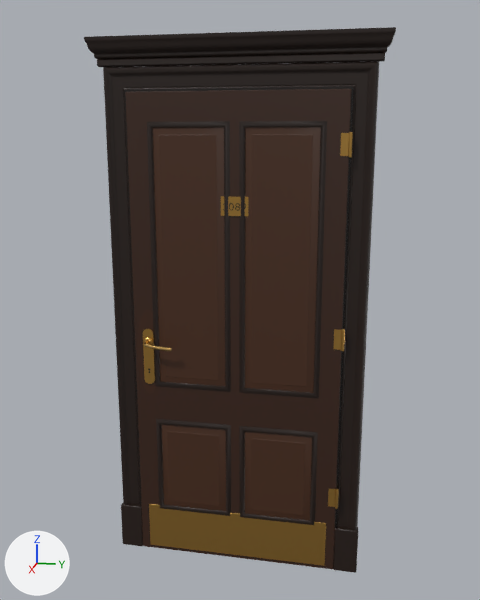
The glTF model LIMINAL V13/data/models/hotel_door_f@1.glb as it was, and as the next commit left it.
One viewpoint serves both versions: a 50 mm camera at (2.76, 0.57, 1.94) aimed at (0.03, 0.02, 1.26). Arrows for +X, +Y and +Z are at lower left; the lights stay in place. The first picture is the older version. Where no turn or scale is listed for an object, it has been applied to the vertices. Vertices at exactly the same position are counted once.

Script lines for the objects in view, before the commit:
```python
ob_abrieb = bpy.data.objects.new('abrieb', me_abrieb)
ob_abrieb.location = (0.0, 0.0, 0.0)
ob_bekleidung = bpy.data.objects.new('bekleidung', me_bekleidung)
ob_bekleidung.location = (0.0, 0.0, 0.0)
ob_beschlag = bpy.data.objects.new('beschlag', me_beschlag)
ob_beschlag.location = (0.0, 0.0, 0.0)
ob_blatt = bpy.data.objects.new('blatt', me_blatt)
ob_blatt.location = (0.0, 0.0, 0.0)
ob_fuellungen = bpy.data.objects.new('fuellungen', me_fuellungen)
ob_fuellungen.location = (0.0, 0.0, 0.0)
ob_kehlleisten = bpy.data.objects.new('kehlleisten', me_kehlleisten)
ob_kehlleisten.location = (0.0, 0.0, 0.0)
ob_nummer = bpy.data.objects.new('nummer', me_nummer)
ob_nummer.location = (0.045, 0.0, 1.658)
ob_verdachung = bpy.data.objects.new('verdachung', me_verdachung)
ob_verdachung.location = (0.0, 0.0, 0.0)
# also in view: 'fuge' at (0.01, 0.0, 1.06)
```
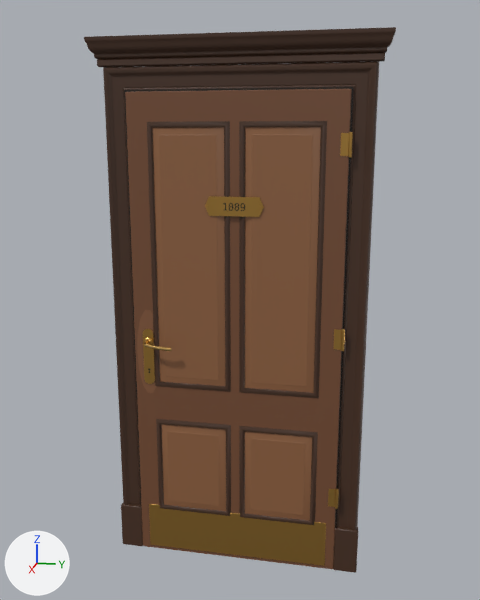
Changed parts and their boxes [x1, y1, x2, y2] in the pictures (480 x 600 px):
'fuellungen', recoloured (lighter): [152, 127, 321, 521] in both
'blatt', recoloured (lighter): [125, 89, 352, 569] in both
'bekleidung', recoloured (black to brown): [103, 62, 379, 573] in both
'kehlleisten', recoloured: [147, 121, 327, 525] in both
'abrieb', recoloured (lighter): [137, 310, 157, 393] in both
'nummer', moved: before [223, 203, 246, 211]; after [223, 203, 245, 211]
part 1 of me_verdachung, recoloured (black to brown): [84, 27, 396, 67] in both

The change, as a diff of the scene's bpy script:
```diff
--- a/LIMINAL V13/data/models/hotel_door_f@1.glb.py
+++ b/LIMINAL V13/data/models/hotel_door_f@1.glb.py
@@ me_bekleidung @@
 me_bekleidung.from_pydata(...)  # 116 vertices, 184 faces; spans x 0.0..0.04, y -0.56..0.56, z 0.0..2.22
-me_bekleidung.materials.append(mat_look_wood_r_0_7__nussbaum_dunkel)  # black #21120a
+me_bekleidung.materials.append(mat_look_wood_tex_wood_walnut_floor_r_0_7__nussbaum_dunkel)  # brown #472e1f
@@ me_verdachung @@
 me_verdachung.from_pydata(...)  # 80 vertices, 152 faces; spans x 0.0..0.068, y -0.614..0.614, z 2.22..2.332
+# me_verdachung part 1: 152 faces spanning x 0.0..0.068, y -0.614..0.614, z 2.22..2.332 switch from mat_look_wood_r_0_7__nussbaum_dunkel (black #21120a) to mat_look_wood_tex_wood_walnut_floor_r_0_7__nussbaum_dunkel (brown #472e1f)
@@ me_blatt @@
 me_blatt.from_pydata(...)  # 24 vertices, 44 faces; spans x 0.0..0.04, y -0.46..0.46, z 0.0..2.12
-me_blatt.materials.append(mat_look_wood_r_0_6__nussbaum)  # brown #381f11
+me_blatt.materials.append(mat_look_wood_tex_wood_walnut_floor_r_0_6__nussbaum)  # brown #754c33
@@ me_fuellungen @@
 me_fuellungen.from_pydata(...)  # 48 vertices, 72 faces; spans x 0.04..0.05, y -0.35..0.35, z 0.24..1.98
-me_fuellungen.materials.append(mat_look_wood_r_0_55__nussbaum_hell)  # brown #472916
+me_fuellungen.materials.append(mat_look_wood_tex_wood_walnut_floor_r_0_55__nussbaum_hell)  # brown #8f6140
@@ me_kehlleisten @@
 me_kehlleisten.from_pydata(...)  # 112 vertices, 192 faces; spans x 0.04..0.05, y -0.37..0.37, z 0.22..2.0
-me_kehlleisten.materials.append(mat_look_wood_r_0_7__nussbaum_dunkel)  # black #21120a
+me_kehlleisten.materials.append(mat_look_wood_tex_wood_walnut_floor_r_0_7__nussbaum_dunkel)  # brown #472e1f
@@ me_abrieb @@
 me_abrieb.from_pydata(...)  # 14 vertices, 12 faces; spans x 0.04, y -0.45..-0.34, z 0.805..1.195
-me_abrieb.materials.append(mat_look_wood_r_0_45__holz_abgegriffen)  # brown #3e2212
+me_abrieb.materials.append(mat_look_wood_tex_wood_walnut_floor_r_0_45__holz_abgegriffen)  # brown #85593d
@@ ob_nummer @@
 ob_nummer = bpy.data.objects.new('nummer', me_nummer)
-ob_nummer.location = (0.045, 0.0, 1.658)
+ob_nummer.location = (0.056, 0.0, 1.658)
```
